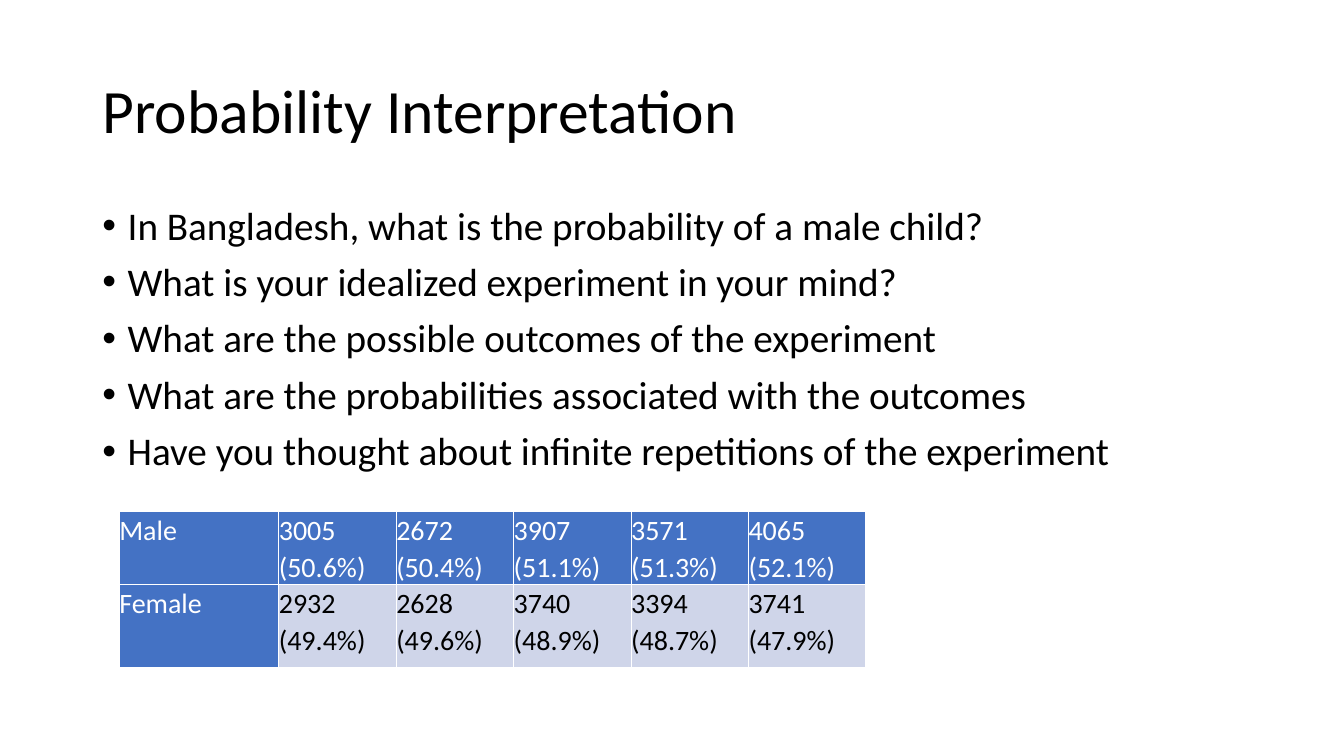
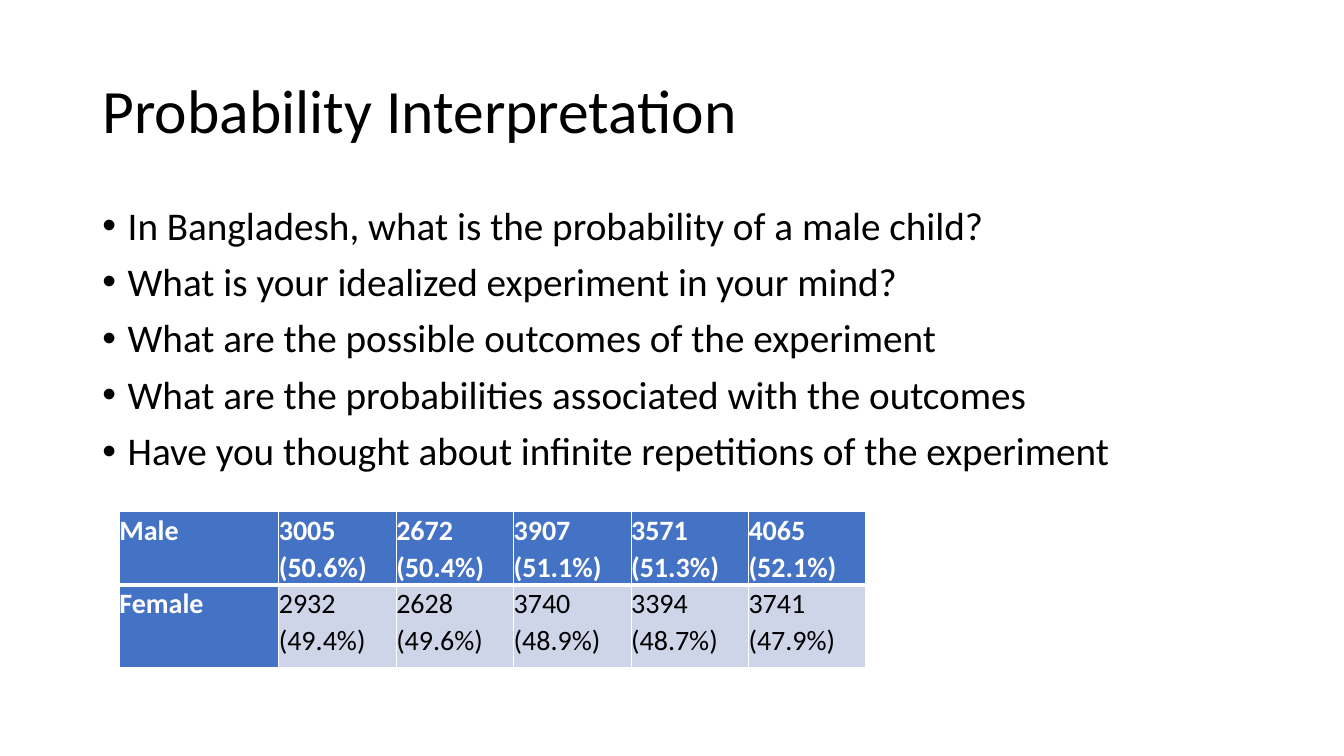
Before and after one commit to yushuf/TeamBeta, a slide deck: slide 16 of Presentation.pptx. Drawn at 1344x756 pixels with LibreOffice and Linux fonts; fonts in the diff are those of the drawing. Boxes give left, top, right and bottom in pixels: in the first picture for what was removed or moved away, otherwise in the second. Text is boxed around its words. In the diff, an @@ line names an element or a change of style, - is before the commit and + after.

```diff
--- a/Presentation.pptx
+++ b/Presentation.pptx
@@ table at <box>119,511,863,664</box> @@
@@ bold on in "Male", "3005 (50.6%)", "2672 (50.4%)", "3907 (51.1%)" and 3 more places @@
```
Also in this commit, not shown: 3 slides added.
